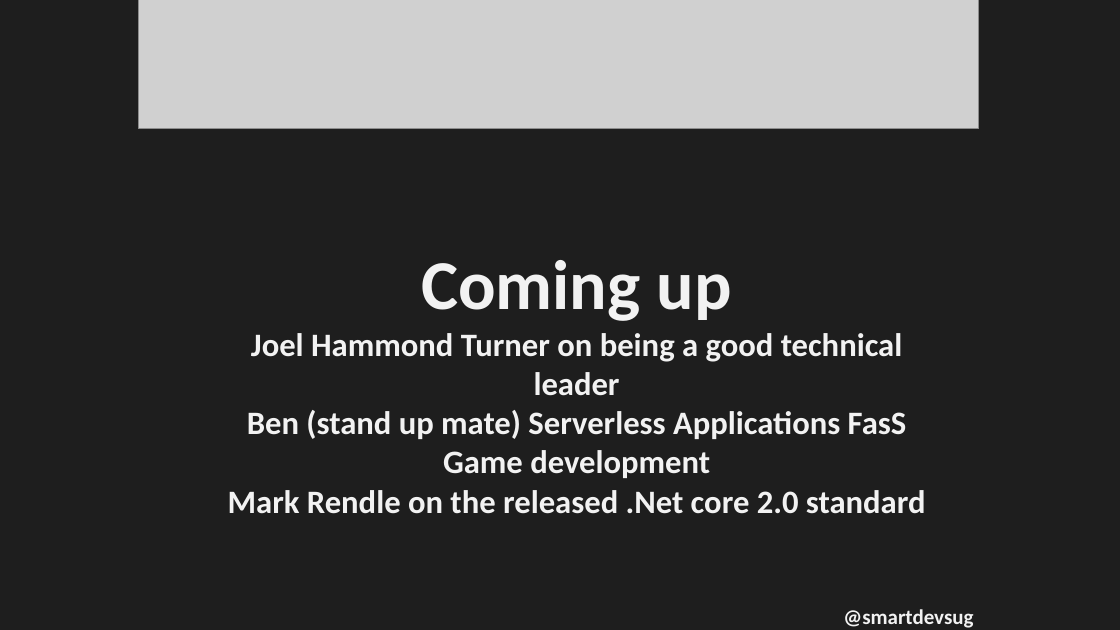
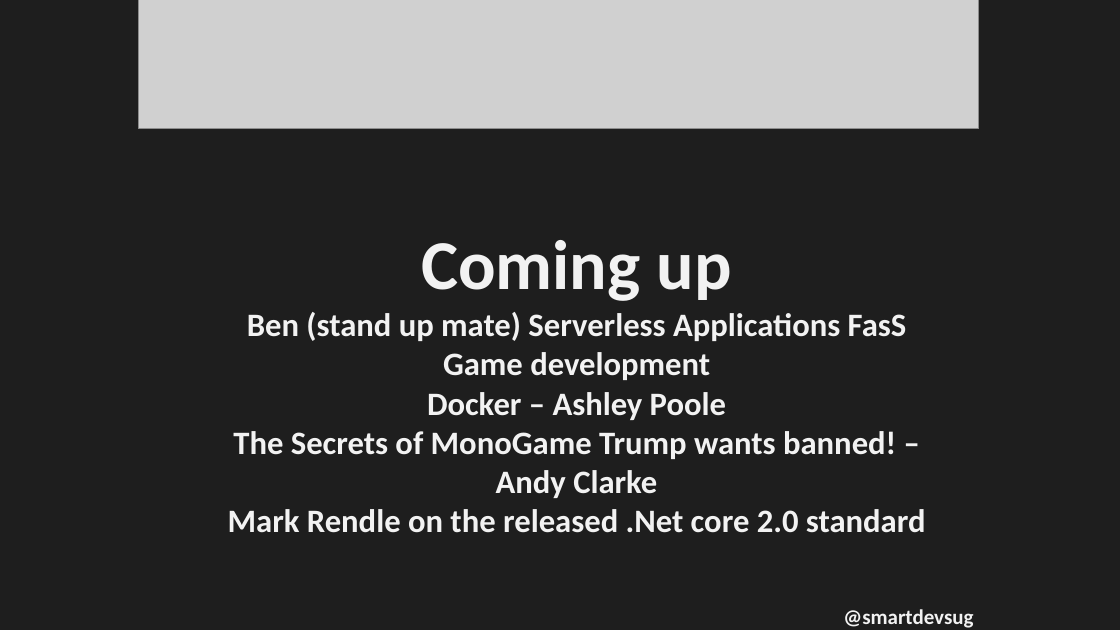
Before and after one commit to rippo/smartdevs, a slide deck: slide 5 of WelcomePresentation-SmartDevs.pptx. Drawn at 1120x630 pixels with LibreOffice and Linux fonts; fonts in the diff are those of the drawing; grey boxes stand for pictures. Boxes give left, top, right and bottom in pixels: in the first picture for what was removed or moved away, otherwise in the second. Text is boxed around its words. In the diff, an @@ line names an element or a change of style, - is before the commit and + after.

Commit message:
May 2017

```diff
--- a/WelcomePresentation-SmartDevs.pptx
+++ b/WelcomePresentation-SmartDevs.pptx
@@ text at box(247, 240, 907, 341): text changed @@
-Coming up
-Joel Hammond Turner on being a good technical leader
-Ben (stand up mate) Serverless Applications FasS
+Coming up
+Ben (stand up mate) Serverless Applications FasS
@@ text at box(233, 392, 896, 498): paragraph added @@
+Docker – Ashley Poole
+The Secrets of MonoGame Trump wants banned! – Andy Clarke
```
Also in this commit, not shown: 1 other slide changed.
